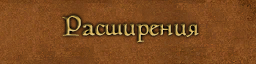
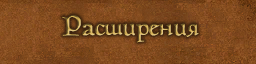
Layered file, before and after one edit (256×64). Changes by layer:
pixels changed over [58, 11, 202, 46] (layer not identified)
